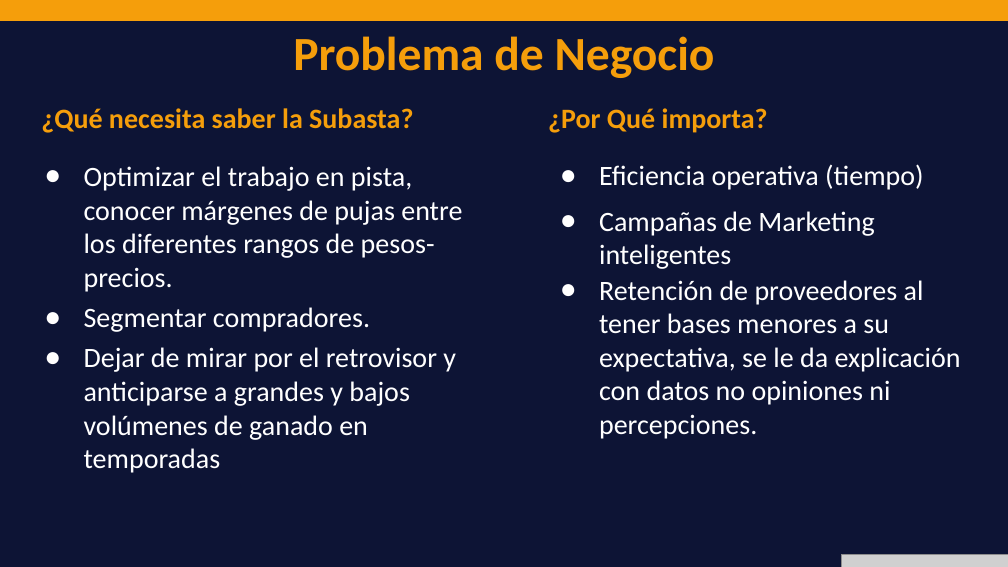
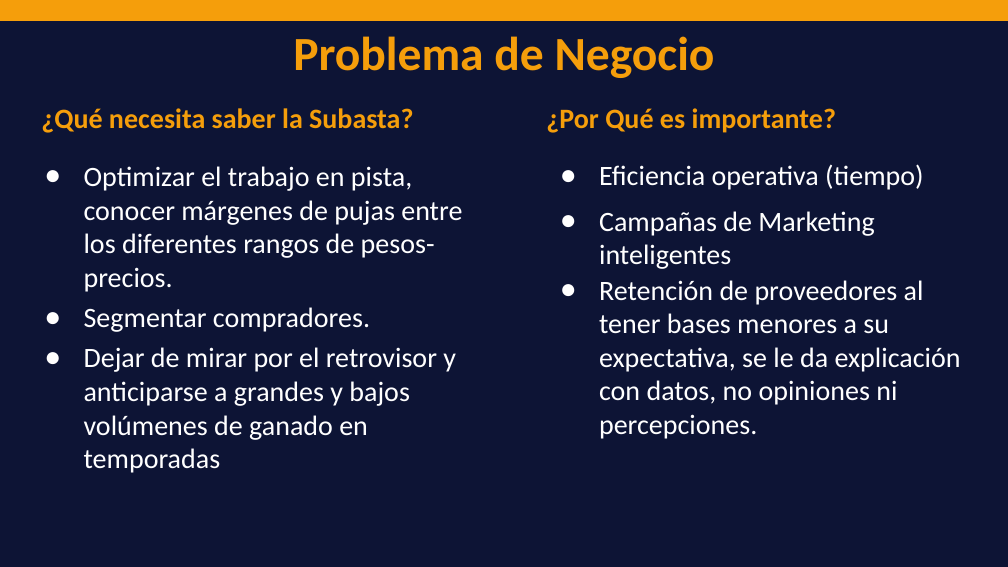
Before and after one commit to INTEP-Analitica-2026/Analitica-Predictiva-Subasta-Ganadera, a slide deck: slide 2 of Analitica_Predictiva_Subasta_Ganadera_Presentacion.pptx. Drawn at 1008x567 pixels with LibreOffice and Linux fonts; fonts in the diff are those of the drawing; grey boxes stand for pictures. Boxes give left, top, right and bottom in pixels: in the first picture for what was removed or moved away, otherwise in the second. Text is boxed around its words. In the diff, an @@ line names an element or a change of style, - is before the commit and + after.

```diff
--- a/Analitica_Predictiva_Subasta_Ganadera_Presentacion.pptx
+++ b/Analitica_Predictiva_Subasta_Ganadera_Presentacion.pptx
@@ text at bbox=[546, 108, 836, 133]: text changed @@
-¿Por Qué importa?
+¿Por Qué es importante?
@@ text at bbox=[599, 280, 961, 439]: text changed @@
-● Retención de proveedores al tener bases menores a su expectativa, se le da explicación con datos no opiniones ni percepciones.
+● Retención de proveedores al tener bases menores a su expectativa, se le da explicación con datos, no opiniones ni percepciones.
@@ picture removed at bbox=[841, 554, 1008, 567] @@
```
Also in this commit, not shown: 2 other slides changed, 1 other file.
